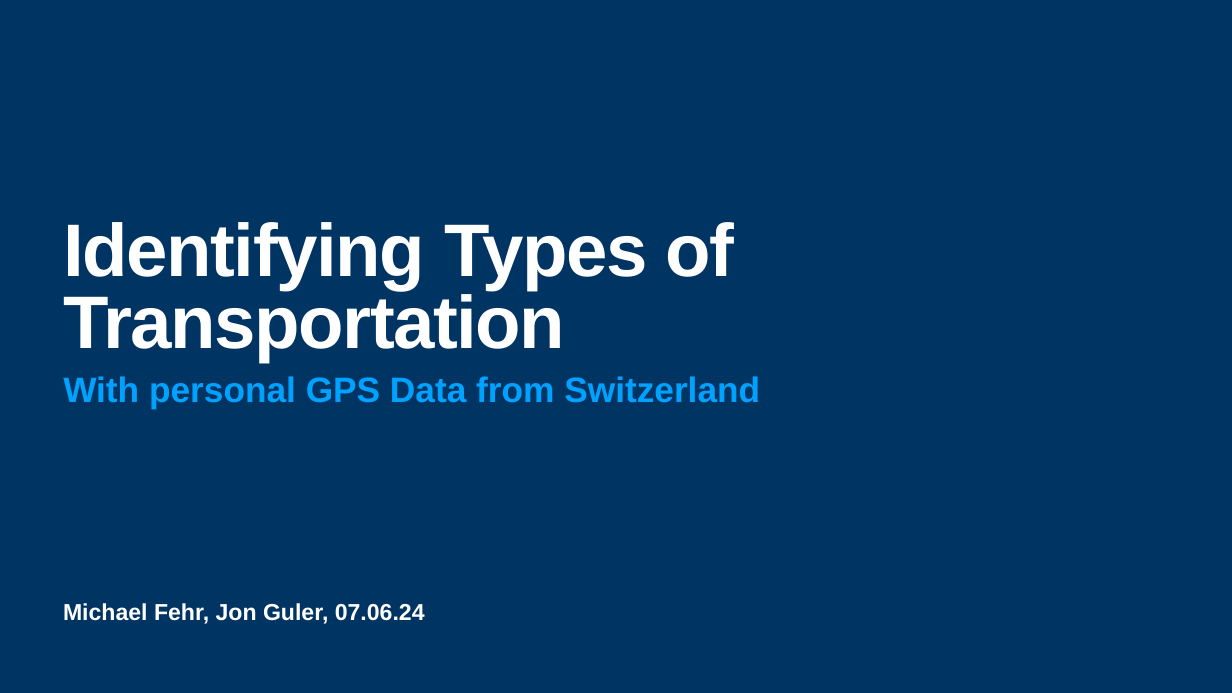
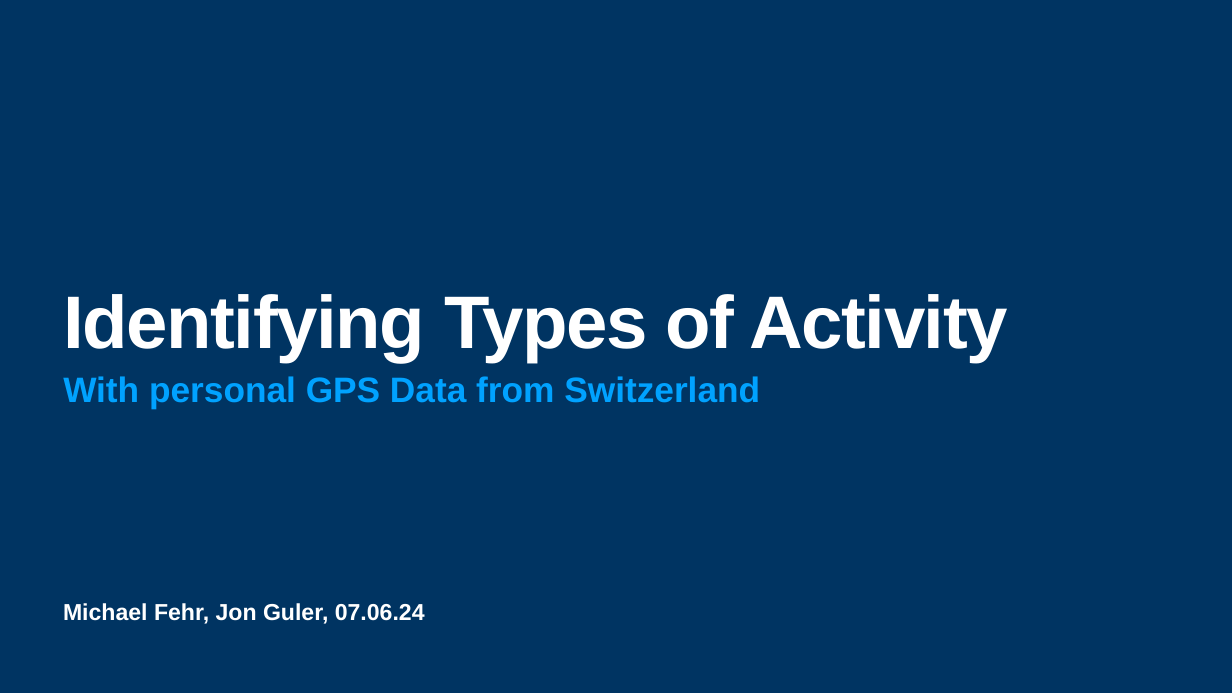
Before and after one commit to jonglr/GEO880-Project, a slide deck: slide 1 of Presentation.pptx. Drawn at 1232x693 pixels with LibreOffice and Linux fonts; fonts in the diff are those of the drawing. Boxes give left, top, right and bottom in pixels: in the first picture for what was removed or moved away, otherwise in the second. Text is boxed around its words. In the diff, an @@ line names an element or a change of style, - is before the commit and + after.

```diff
--- a/Presentation.pptx
+++ b/Presentation.pptx
@@ title at (64,294,1007,362): text changed @@
-Identifying Types of Transportation
+Identifying Types of Activity
```
Also in this commit, not shown: 3 other slides changed, 3 other files.
